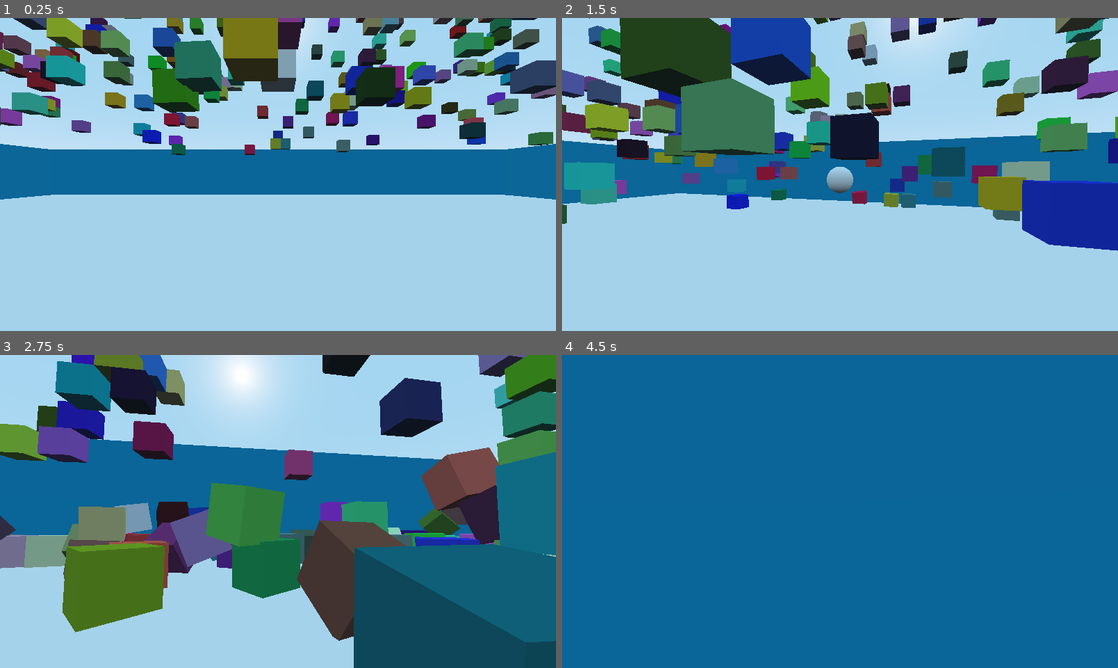
Above: before the commit, frames 1-4 (two rows, left to right).
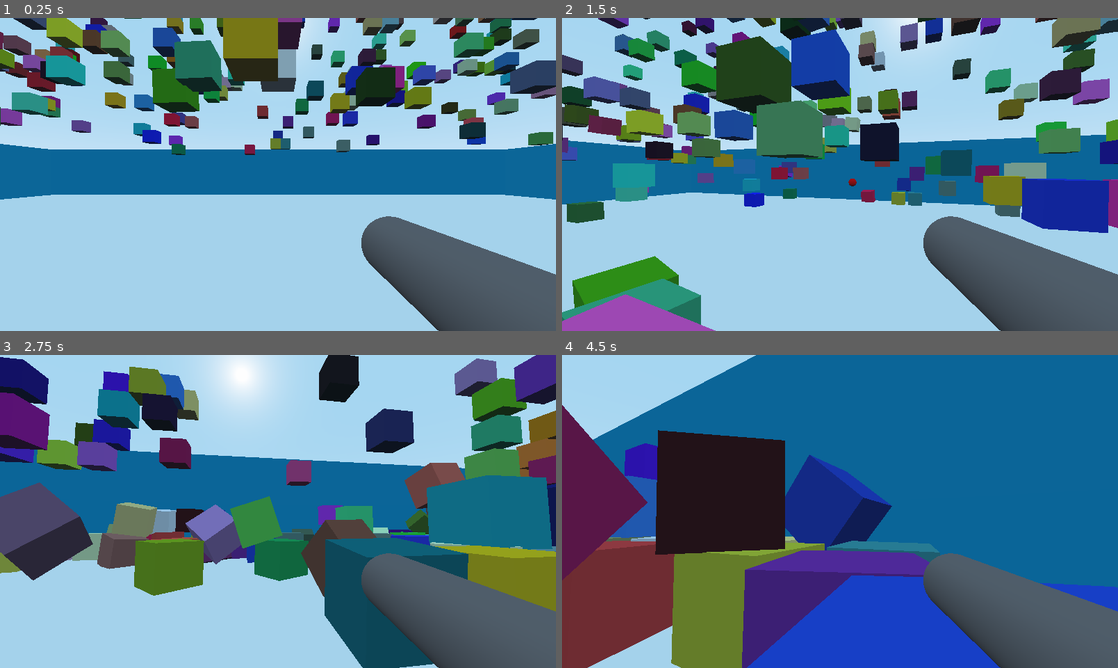
Above: after the commit, the same moments.

Repository: 201flaviosilva-labs/Et-Cetera
Game: Godot game, scene res://Main.tscn
Same seed, same stepped clock (60 frames per second), same inputs: the game is played once before the commit and once after it.
Inputs (mouse positions are in pixels of both pictures, inside the frame that each line leads up to):
- Up to frame 1 (0.25 s): no input
- Up to frame 2 (1.5 s): move the mouse to (867, 174) at 0.52 s; hold Shift (run) 0.53-1.28 s; hold W (move_forward) from 0.53 s (still down); tap Space (jump) at 0.77 s; move the mouse to (812, 174) at 1.27 s; click (812, 174) at 1.35 s
- Up to frame 3 (2.75 s): keep holding W (move_forward); tap Space (jump) at 1.52 s; tap Shift (run) at 1.55 s; move the mouse to (289, 505) at 2.02 s; hold Shift (run) from 2.03 s (still down)
- Up to frame 4 (4.5 s): keep holding W (move_forward); move the mouse to (834, 517) at 2.77 s; release Shift (run) at 2.78 s; tap Shift (run) at 2.85, 4.35 s; tap Space (jump) at 3.02, 3.77 s; move the mouse to (878, 514) at 3.52 s; hold Shift (run) 3.53-4.28 s; click (878, 514) at 3.6 s; move the mouse to (795, 508) at 4.27 s

The runs differ from the first frame. In frame 1, 8.3% of the frame differs, in the area x 65-100%, y 63-100%; in frame 2, 46%; in frame 3, 52%; in frame 4, 58%, in the area x 0-100%, y 0-100%.

Commit message:
feat: improve bullets, create a gun and a basic ramp

Diff:
--- a/Project/Bullet.tscn
+++ b/Project/Bullet.tscn
@@ -1,17 +1,25 @@
-[gd_scene load_steps=4 format=2]
+[gd_scene load_steps=5 format=2]
 
-[ext_resource path="res://Crate.gd" type="Script" id=1]
+[ext_resource path="res://Objects/Crate.gd" type="Script" id=1]
 
 [sub_resource type="SphereMesh" id=1]
+radius = 0.25
+height = 0.5
+
+[sub_resource type="SpatialMaterial" id=3]
+albedo_color = Color( 1, 0, 0, 1 )
 
 [sub_resource type="SphereShape" id=2]
+radius = 0.25
 
 [node name="Bullet" type="RigidBody" groups=["bouce_object"]]
+continuous_cd = true
 script = ExtResource( 1 )
 
 [node name="MeshInstance" type="MeshInstance" parent="."]
 transform = Transform( 0.5, 0, 0, 0, 0.5, 0, 0, 0, 0.5, 0, 0, 0 )
 mesh = SubResource( 1 )
+material/0 = SubResource( 3 )
 
 [node name="CollisionShape" type="CollisionShape" parent="."]
 transform = Transform( 0.5, 0, 0, 0, 0.5, 0, 0, 0, 0.5, 0, 0, 0 )
--- a/Project/Main.gd
+++ b/Project/Main.gd
@@ -1,6 +1,6 @@
 extends Spatial
 
-var CRATE: PackedScene = preload("res://Crate.tscn")
+var CRATE: PackedScene = preload("res://Objects/Crate.tscn")
 var rng = RandomNumberGenerator.new()
 
 func _ready() -> void:
--- a/Project/Main.tscn
+++ b/Project/Main.tscn
@@ -1,32 +1,37 @@
-[gd_scene load_steps=6 format=2]
+[gd_scene load_steps=7 format=2]
 
-[ext_resource path="res://Crate.tscn" type="PackedScene" id=1]
-[ext_resource path="res://Ground.tscn" type="PackedScene" id=2]
+[ext_resource path="res://Objects/Crate.tscn" type="PackedScene" id=1]
+[ext_resource path="res://Objects/Ground.tscn" type="PackedScene" id=2]
 [ext_resource path="res://Player.tscn" type="PackedScene" id=3]
 [ext_resource path="res://Main.gd" type="Script" id=4]
-[ext_resource path="res://Wall.tscn" type="PackedScene" id=5]
+[ext_resource path="res://Objects/Wall.tscn" type="PackedScene" id=5]
+[ext_resource path="res://Objects/Ramp.tscn" type="PackedScene" id=6]
 
 [node name="Main" type="Spatial"]
 script = ExtResource( 4 )
 
-[node name="Ground" parent="." instance=ExtResource( 2 )]
+[node name="World" type="Spatial" parent="."]
+
+[node name="Ground" parent="World" instance=ExtResource( 2 )]
+
+[node name="Walls" type="Spatial" parent="World"]
+
+[node name="Left" parent="World/Walls" instance=ExtResource( 5 )]
+transform = Transform( 1, 0, 0, 0, 1, 0, 0, 0, 1, -50, 5, 0 )
+
+[node name="Right" parent="World/Walls" instance=ExtResource( 5 )]
+transform = Transform( 1, 0, 0, 0, 1, 0, 0, 0, 1, 50, 5, 0 )
+
+[node name="Top" parent="World/Walls" instance=ExtResource( 5 )]
+transform = Transform( -4.37114e-08, 0, -1, 0, 1, 0, 1, 0, -4.37114e-08, 0, 5, -50 )
+
+[node name="Bottom" parent="World/Walls" instance=ExtResource( 5 )]
+transform = Transform( -4.37114e-08, 0, -1, 0, 1, 0, 1, 0, -4.37114e-08, 0, 5, 50 )
+
+[node name="Crate" parent="World" instance=ExtResource( 1 )]
+transform = Transform( 1, 0, 0, 0, 1, 0, 0, 0, 1, 0, 11, -14 )
+
+[node name="Ramp" parent="World" instance=ExtResource( 6 )]
 
 [node name="Player" parent="." instance=ExtResource( 3 )]
 transform = Transform( 1, 0, 0, 0, 1, 0, 0, 0, 1, 0, 4, 0 )
-
-[node name="Crate" parent="." instance=ExtResource( 1 )]
-transform = Transform( 1, 0, 0, 0, 1, 0, 0, 0, 1, 0, 11, -14 )
-
-[node name="Walls" type="Spatial" parent="."]
-
-[node name="Left" parent="Walls" instance=ExtResource( 5 )]
-transform = Transform( 1, 0, 0, 0, 1, 0, 0, 0, 1, -50, 5, 0 )
-
-[node name="Right" parent="Walls" instance=ExtResource( 5 )]
-transform = Transform( 1, 0, 0, 0, 1, 0, 0, 0, 1, 50, 5, 0 )
-
-[node name="Top" parent="Walls" instance=ExtResource( 5 )]
-transform = Transform( -4.37114e-08, 0, -1, 0, 1, 0, 1, 0, -4.37114e-08, 0, 5, -50 )
-
-[node name="Bottom" parent="Walls" instance=ExtResource( 5 )]
-transform = Transform( -4.37114e-08, 0, -1, 0, 1, 0, 1, 0, -4.37114e-08, 0, 5, 50 )
--- a/Project/Crate.tscn
+++ b/Project/Objects/Crate.tscn
@@ -1,6 +1,6 @@
 [gd_scene load_steps=5 format=2]
 
-[ext_resource path="res://Crate.gd" type="Script" id=1]
+[ext_resource path="res://Objects/Crate.gd" type="Script" id=1]
 
 [sub_resource type="SpatialMaterial" id=3]
 
--- /dev/null
+++ b/Project/Objects/Ramp.tscn
@@ -0,0 +1,19 @@
+[gd_scene load_steps=3 format=2]
+
+[sub_resource type="PrismMesh" id=1]
+left_to_right = 1.0
+size = Vector3( 7.5, 5, 5 )
+
+[sub_resource type="ConcavePolygonShape" id=2]
+data = PoolVector3Array( 3.75, 2.5, 2.5, 3.75, -2.5, 2.5, -3.75, -2.5, 2.5, 3.75, 2.5, -2.5, -3.75, -2.5, -2.5, 3.75, -2.5, -2.5, 3.75, 2.5, 2.5, 3.75, 2.5, -2.5, 3.75, -2.5, 2.5, 3.75, 2.5, -2.5, 3.75, -2.5, -2.5, 3.75, -2.5, 2.5, 3.75, 2.5, -2.5, 3.75, 2.5, 2.5, -3.75, -2.5, -2.5, 3.75, 2.5, 2.5, -3.75, -2.5, 2.5, -3.75, -2.5, -2.5, -3.75, -2.5, 2.5, 3.75, -2.5, 2.5, -3.75, -2.5, -2.5, 3.75, -2.5, 2.5, 3.75, -2.5, -2.5, -3.75, -2.5, -2.5 )
+
+[node name="Ramp" type="StaticBody"]
+transform = Transform( 1, 0, 0, 0, 1, 0, 0, 0, 1, 0, 0.608049, 0 )
+
+[node name="MeshInstance" type="MeshInstance" parent="."]
+transform = Transform( 1, 0, 0, 0, 1, 0, 0, 0, 1, 0, 1.89195, 10.8634 )
+mesh = SubResource( 1 )
+
+[node name="CollisionShape" type="CollisionShape" parent="."]
+transform = Transform( 1, 0, 0, 0, 1, 0, 0, 0, 1, 0, 1.89195, 10.8634 )
+shape = SubResource( 2 )
--- a/Project/Player.gd
+++ b/Project/Player.gd
@@ -33,7 +33,7 @@
 	else: is_jumping = false
 
 	# Move
-	if Input.is_action_pressed("run"): speed = NORMAL_SPEED * 1.5
+	if Input.is_action_pressed("run") and is_on_floor(): speed = NORMAL_SPEED * 1.5
 
 	if Input.is_action_pressed("move_forward"): input += -speed * transform.basis.z
 	if Input.is_action_pressed("move_backward"): input += speed * transform.basis.z
--- a/Project/Player.tscn
+++ b/Project/Player.tscn
@@ -1,10 +1,16 @@
-[gd_scene load_steps=4 format=2]
+[gd_scene load_steps=6 format=2]
 
 [ext_resource path="res://Player.gd" type="Script" id=1]
 
 [sub_resource type="CapsuleMesh" id=1]
 
 [sub_resource type="CapsuleShape" id=2]
+
+[sub_resource type="CapsuleMesh" id=3]
+radius = 0.1
+
+[sub_resource type="SpatialMaterial" id=4]
+albedo_color = Color( 0.490196, 0.443137, 0.443137, 1 )
 
 [node name="Player" type="KinematicBody"]
 script = ExtResource( 1 )
@@ -24,11 +30,17 @@
 transform = Transform( 1, 0, 0, 0, 1, 0, 0, 0, 1, 0, 1, -0.821861 )
 current = true
 
+[node name="Gun" type="MeshInstance" parent="Camera"]
+transform = Transform( 1, 0, 0, 0, 1, 0, 0, 0, 0.75, 0.4, -0.25, -0.419815 )
+mesh = SubResource( 3 )
+skeleton = NodePath("../..")
+material/0 = SubResource( 4 )
+
 [node name="gun" type="Position3D" parent="Camera"]
-transform = Transform( 1, 0, 0, 0, 1, 0, 0, 0, 1, 0, -0.2, -2.17814 )
+transform = Transform( 1, 0, 0, 0, 1, 0, 0, 0, 1, 0.4, -0.25, -0.839815 )
 
 [node name="bullet_direction" type="Position3D" parent="Camera"]
-transform = Transform( 1, 0, 0, 0, 1, 0, 0, 0, 1, 0, -0.2, -3.17814 )
+transform = Transform( 1, 0, 0, 0, 1, 0, 0, 0, 1, 0.4, -0.25, -1.96835 )
 
 [node name="ShootCooldown" type="Timer" parent="."]
 wait_time = 0.1
Renamed: Project/Crate.gd -> Project/Objects/Crate.gd
Renamed: Project/Ground.tscn -> Project/Objects/Ground.tscn
Renamed: Project/Wall.tscn -> Project/Objects/Wall.tscn
